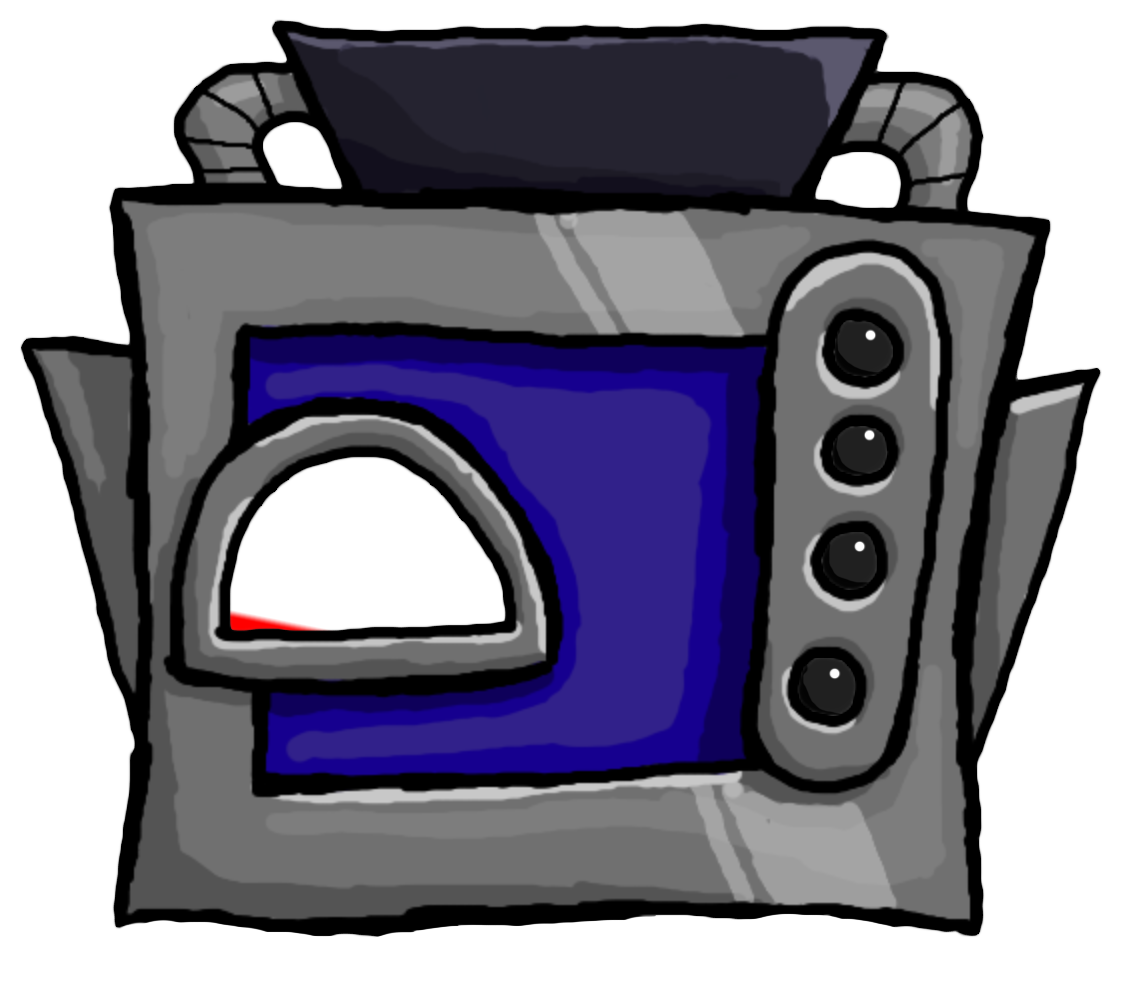
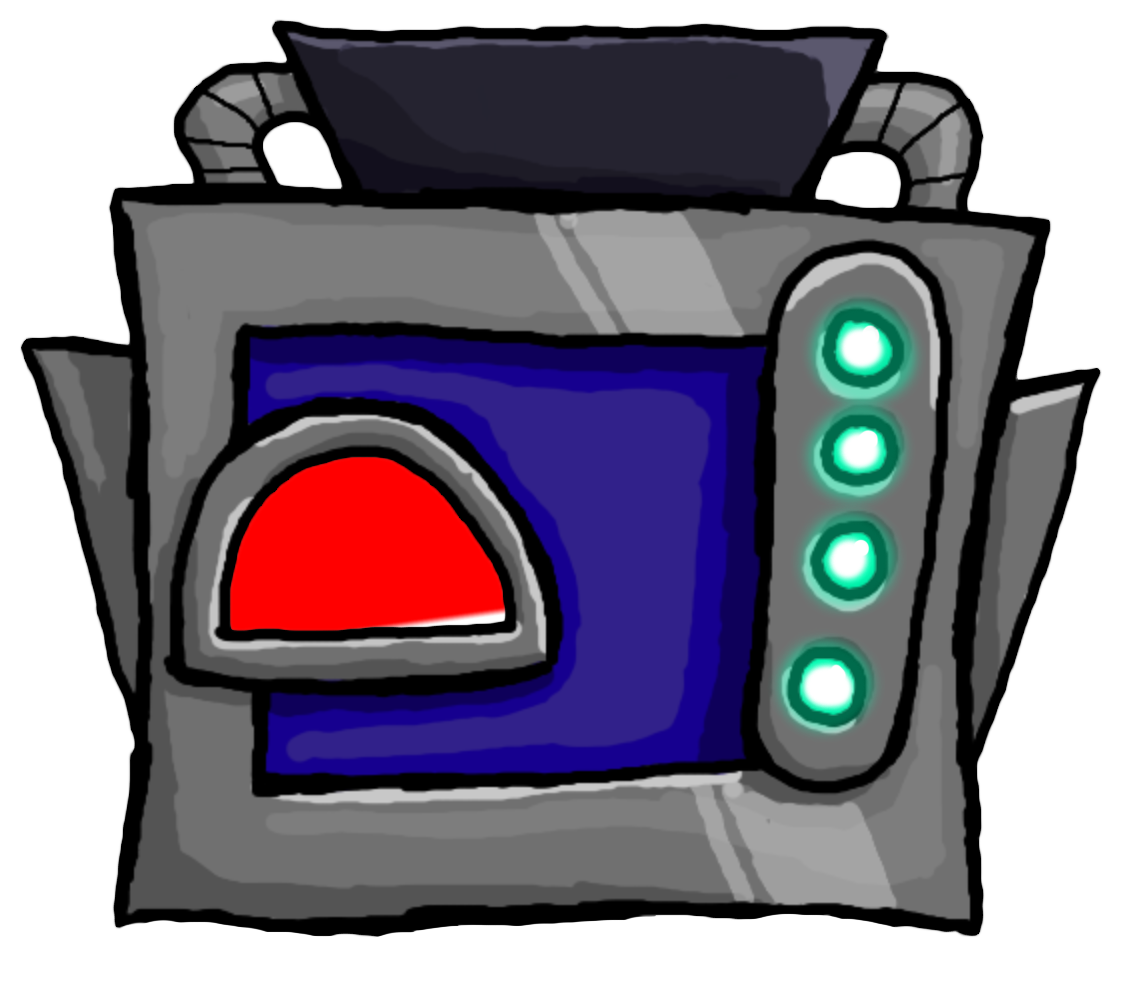
The second (1122, 981) image is a revision of the first. Changes to its layers:
"Layer 10": opacity 0% → 100% over [802, 291, 926, 413]
"Layer 9": opacity 0% → 100% over [798, 389, 914, 512]
"Layer 8": opacity 0% → 100% over [791, 501, 906, 618]
"Layer 3": opacity 0% → 100% over [768, 631, 884, 741]
painted on "Ellipse 1" over [230, 457, 506, 631]
